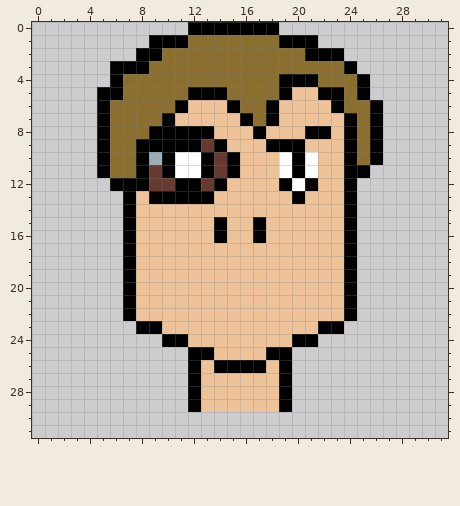
Edited in one commit: pixel-art file (Assets/Sprites/Darius/DariusFaceTest.aseprite). The picture above was drawn from the file before the commit.
32x32 pixels, 1 frame.
The same view after the edit:
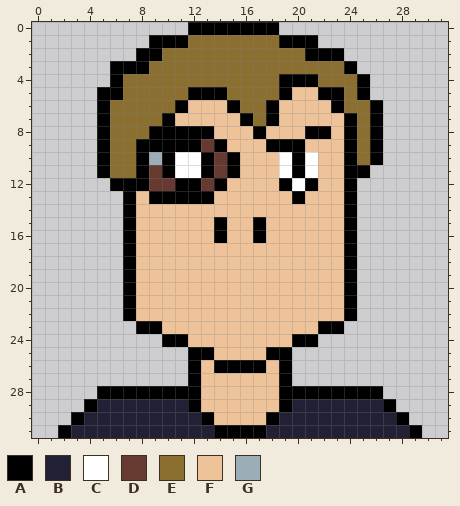
Palette (. is transparent): A #000000  B #222034  C #ffffff  D #663931  E #8a6f30  F #eec39a  G #9badb7
Edits made:
--- layer "Hair"
@@ x 0..31 @@
 27 ............AFFFFFFA............
-28 ............AFFFFFFA............
-29 ............AFFFFFFA............
-30 ................................
-31 ................................
+28 .....AAAAAAAAFFFFFFAAAAAAAA.....
+29 ....ABBBBBBBAFFFFFFABBBBBBBA....
+30 ...ABBBBBBBBBAFFFFABBBBBBBBBA...
+31 ..ABBBBBBBBBBBAAAABBBBBBBBBBBA..
Boxes around the changes in both pictures, in picture pixels (x1, y1, x2, y2):
added: (58, 386, 422, 438)
